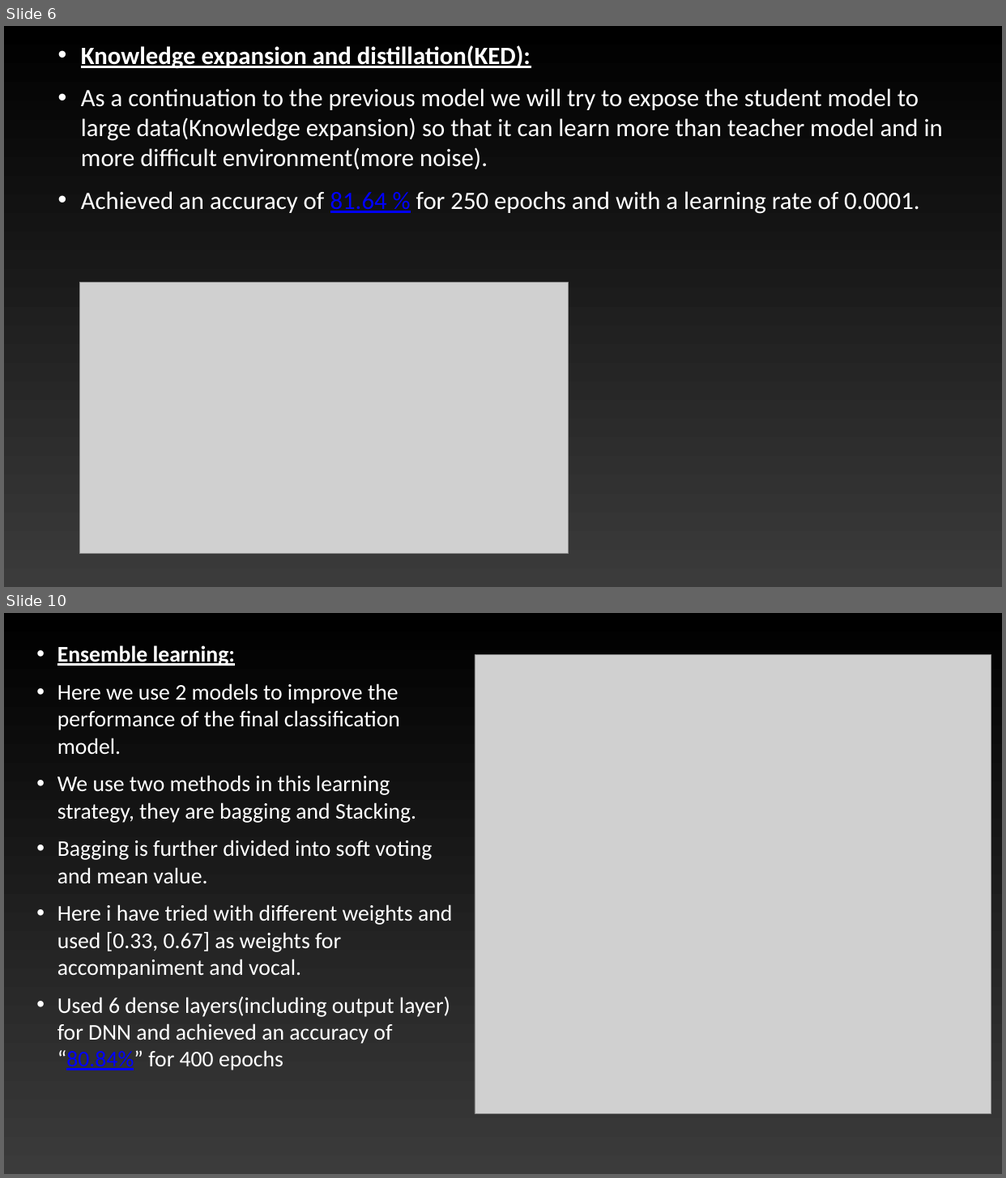
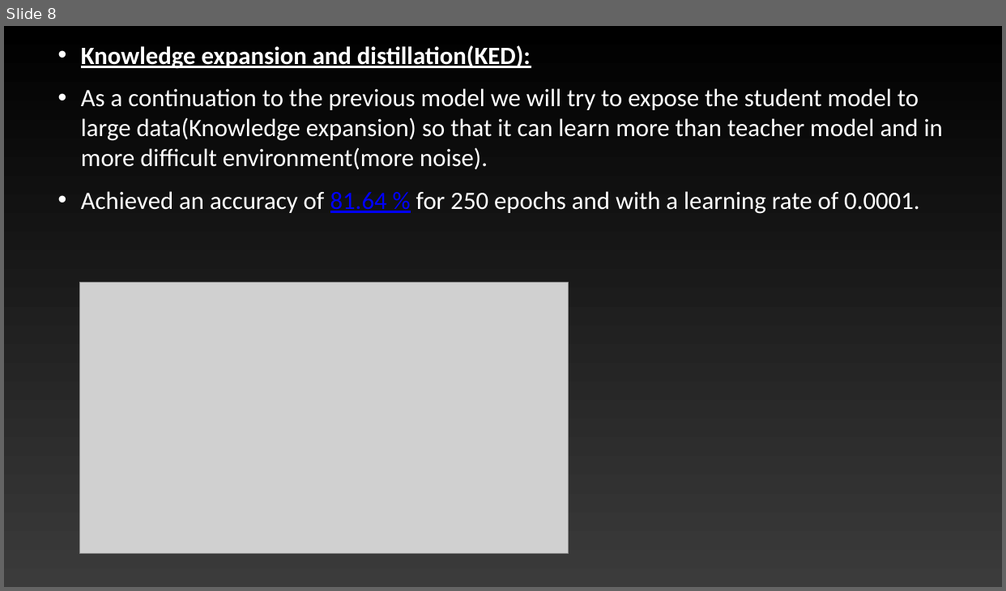
Before and after one commit to manichandra3/Music-Genre-Prediction-NLP_CS683-Group-Project-, a slide deck: Presentation.pptx. Shown one above the other, each under a label of ours: slides 6 and 10 before the commit, slide 8 after it; the slides between them are not shown. The pictures are 1006x1178 and 1006x591 pixels, drawn with LibreOffice and Linux fonts; fonts in the diff are those of the drawing; grey boxes stand for pictures. Boxes give left, top, right and bottom in pixels: in the first picture for what was removed or moved away, otherwise in the second. Text is boxed around its words. In the diff, an @@ line names an element or a change of style, - is before the commit and + after.

```diff
--- a/Presentation.pptx
+++ b/Presentation.pptx
@@ slide 10 removed at (4,613,1002,1174), background gradient #000000 to #3B3B3B @@
@@ text removed at (57,645,452,1071) @@
-• Ensemble learning:
-• Here we use 2 models to improve the performance of the final classification model.
-• We use two methods in this learning strategy, they are bagging and Stacking.
-• Bagging is further divided into soft voting and mean value.
-• Here i have tried with different weights and used [0.33, 0.67] as weights for accompaniment and vocal.
-• Used 6 dense layers(including output layer) for DNN and achieved an accuracy of “80.84%” for 400 epochs
@@ picture removed at (475,655,991,1114) @@
@@ what was slide 6 is now slide 8 @@
```
Also in this commit, not shown: 4 slides changed, 2 slides added, 3 other slides removed.
